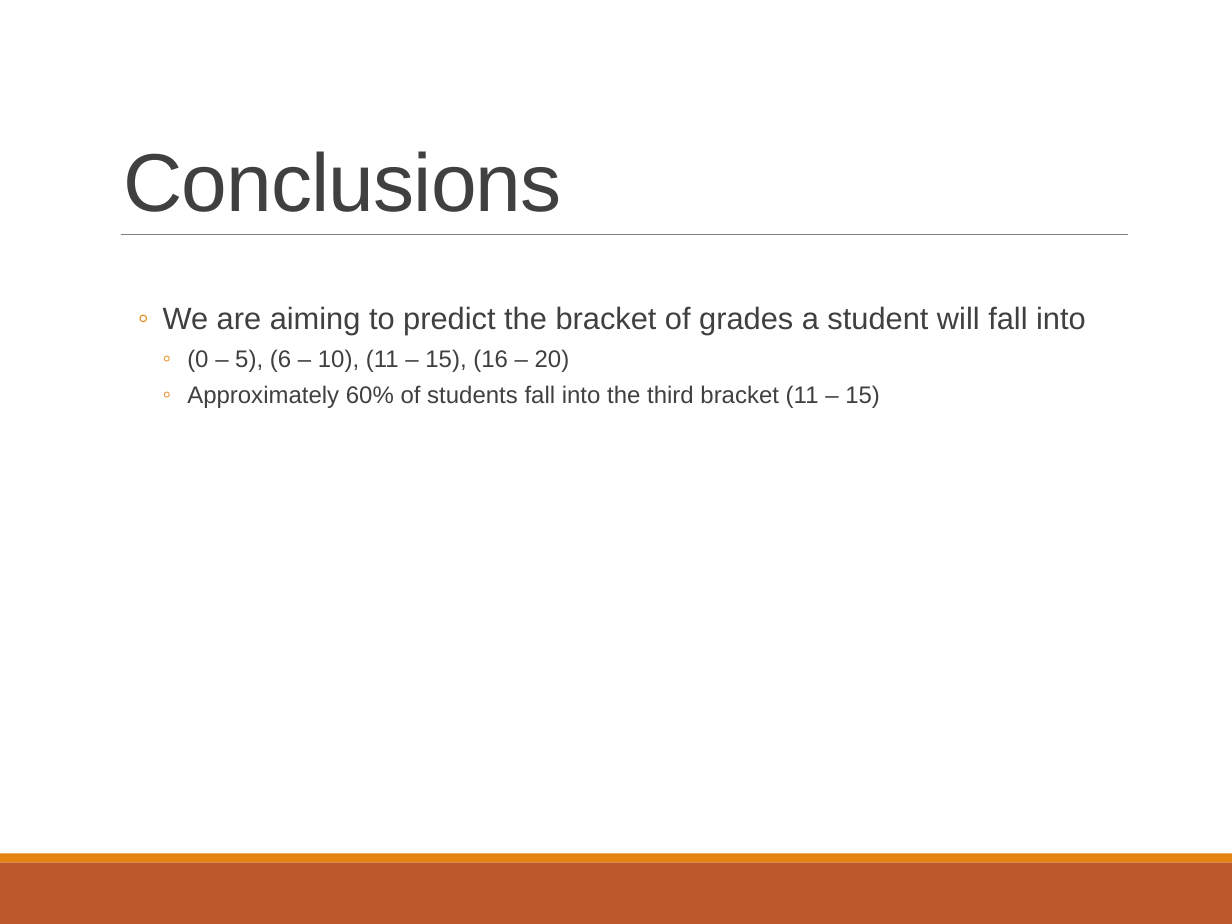
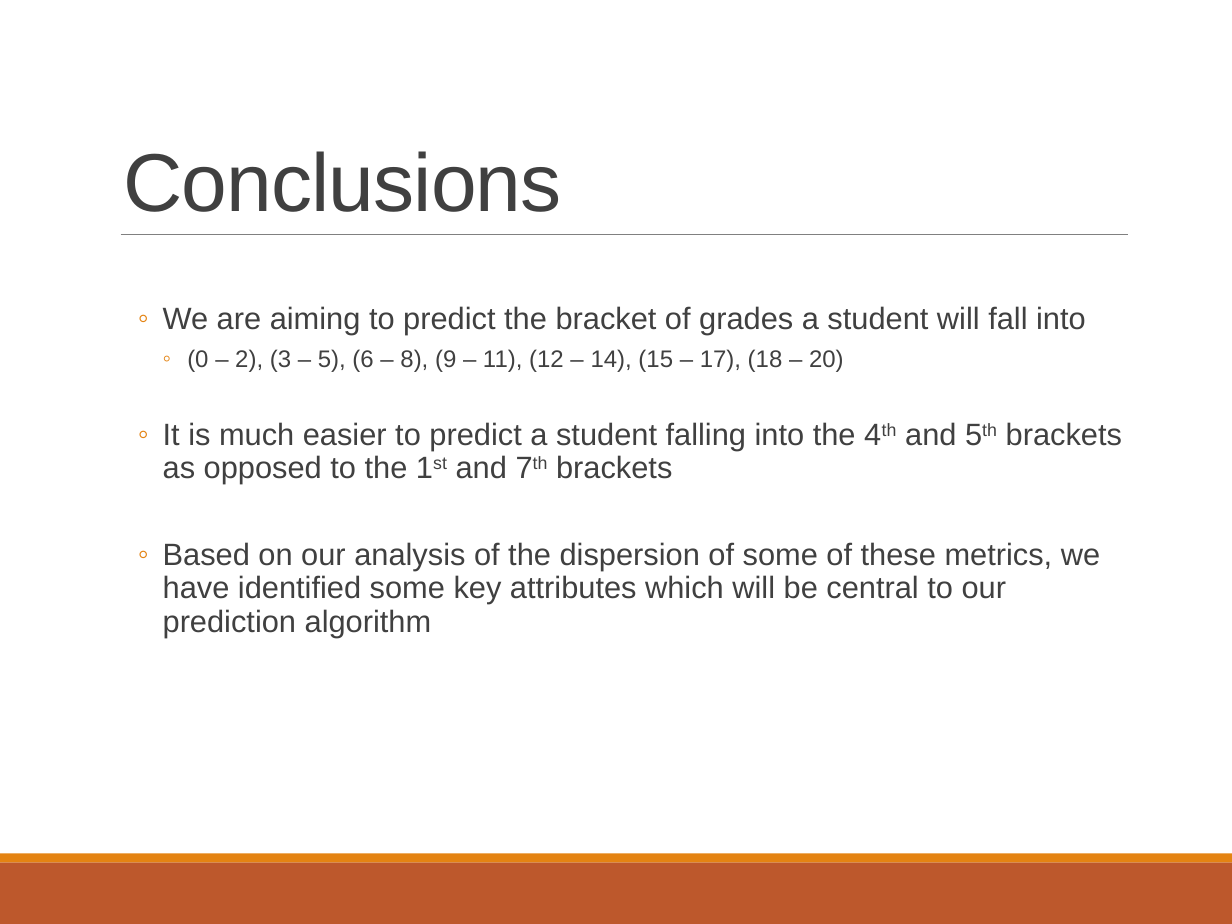
Before and after one commit to okeefj22/CA4010-data-project, a slide deck: slide 7 of workshop-presentation.pptx. Drawn at 1232x924 pixels with LibreOffice and Linux fonts; fonts in the diff are those of the drawing. Boxes give left, top, right and bottom in pixels: in the first picture for what was removed or moved away, otherwise in the second. Text is boxed around its words. In the diff, an @@ line names an element or a change of style, - is before the commit and + after.

```diff
--- a/workshop-presentation.pptx
+++ b/workshop-presentation.pptx
@@ text at (163, 349, 1122, 637): text changed; size 14 to 18 pt @@
-    ◦ (0 – 5), (6 – 10), (11 – 15), (16 – 20)
-    ◦ Approximately 60% of students fall into the third bracket (11 – 15)
+    ◦ (0 – 2), (3 – 5), (6 – 8), (9 – 11), (12 – 14), (15 – 17), (18 – 20)
+  ◦ It is much easier to predict a student falling into the 4th and 5th brackets as opposed to the 1st and 7th brackets
+  ◦ Based on our analysis of the dispersion of some of these metrics, we have identified some key attributes which will be central to our prediction algorithm
```
Also in this commit, not shown: 1 other slide changed, 1 other file.
